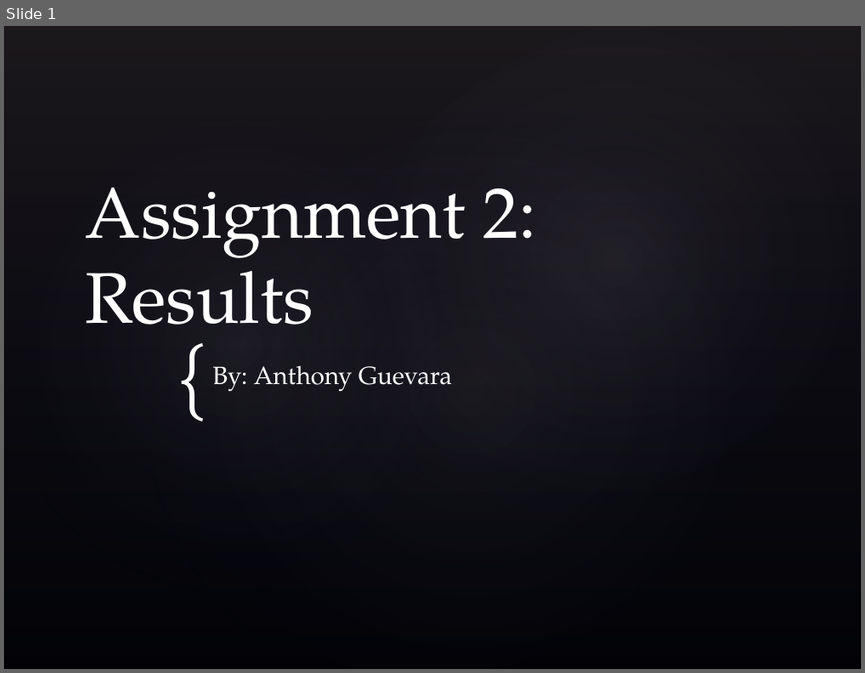
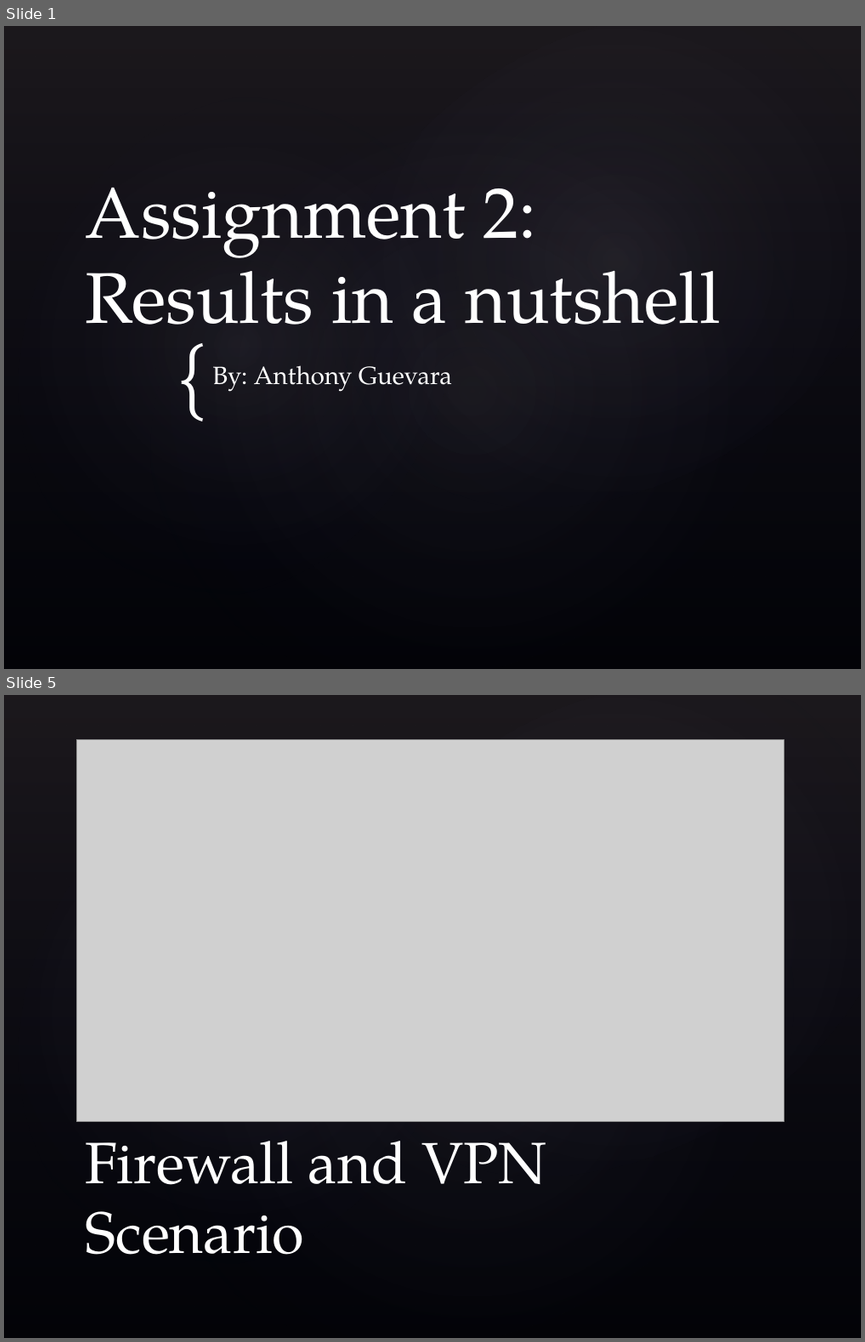
Before and after one commit to zuphu/GriffithUniversity_2014, a slide deck: Network Security/assignments/assignment2/presentation/Presentation.pptx. Shown one above the other, each under a label of ours: slide 1 before the commit, slides 1 and 5 after it; the slides between them are not shown. The pictures are 865x673 and 865x1342 pixels, drawn with LibreOffice and Linux fonts; fonts in the diff are those of the drawing; grey boxes stand for pictures; background and template pictures are left out. Boxes give left, top, right and bottom in pixels: in the first picture for what was removed or moved away, otherwise in the second. Text is boxed around its words. In the diff, an @@ line names an element or a change of style, - is before the commit and + after.

```diff
--- a/Network Security/assignments/assignment2/presentation/Presentation.pptx
+++ b/Network Security/assignments/assignment2/presentation/Presentation.pptx
@@ slide 5 added at [4,695,861,1338], background picture (left out); not listed: 4 template elements that a slide beside it also shows @@
@@ picture added at [77,739,783,1121] @@
@@ title added at [86,1140,547,1254], 49 pt, text #FFFFFF @@
+Firewall and VPN Scenario
@@ slide 1 changed as well @@
@@ title at [86,188,721,350]: text changed @@
-Assignment 2: Results
+Assignment 2: Results in a nutshell
```
Also in this commit, not shown: 15 other slides added, 1 slide removed.
